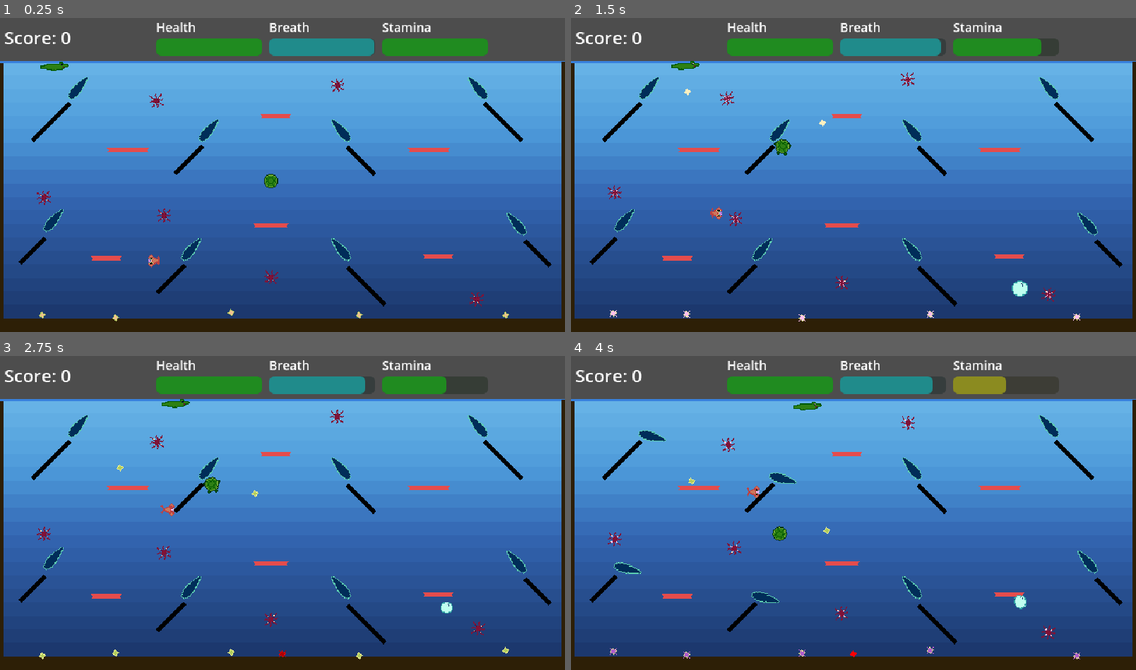
Above: before the commit, frames 1-4 (two rows, left to right).
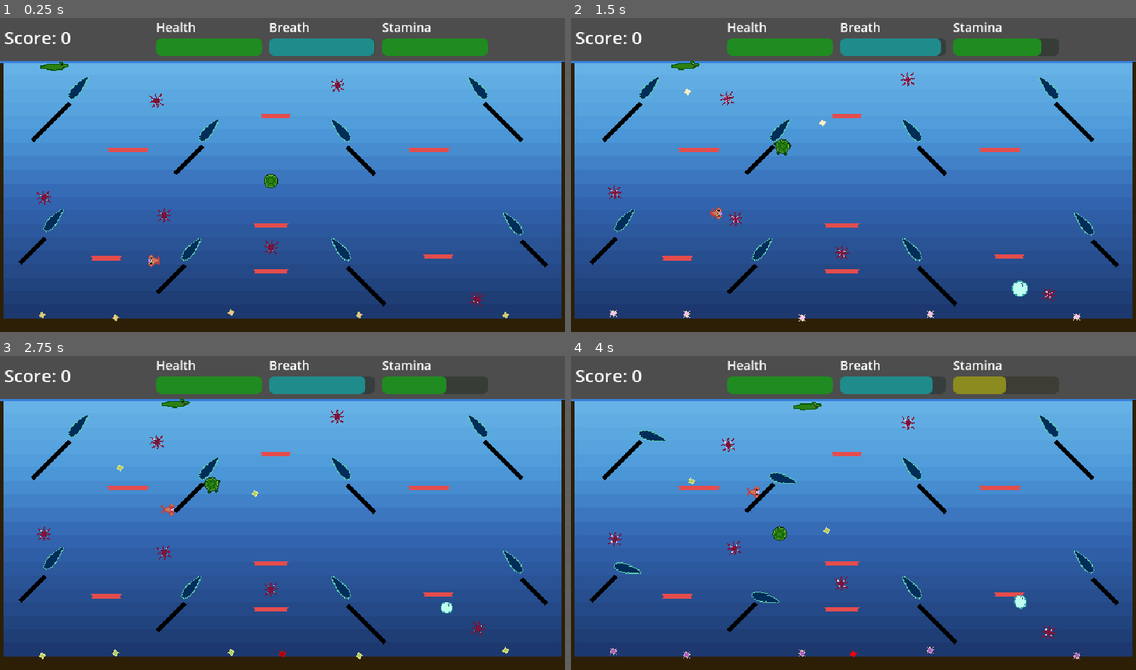
Above: after the commit, the same moments.

Repository: derftymutt/turtle-game
Game: Godot game, scene res://scenes/main.tscn
Same seed, same stepped clock (60 frames per second), same inputs: the game is played once before the commit and once after it.
Inputs:
- Up to frame 1 (0.25 s): no input
- Up to frame 2 (1.5 s): tap Enter (ui_accept) at 0.5, 0.77 s; hold D (move_right) 0.53-1.28 s; hold S (move_down) from 1.28 s (still down)
- Up to frame 3 (2.75 s): tap Enter (ui_accept) at 1.52 s; release S (move_down) at 2.03 s; hold D (move_right) from 2.03 s (still down)
- Up to frame 4 (4 s): release D (move_right) at 2.78 s; hold W (move_up) 2.78-3.53 s; tap Enter (ui_accept) at 3.02, 3.77 s; hold Z (flipper_left) from 3.53 s (still down)

The runs differ from the first frame. In frame 1, 0.4% of the frame differs, in the area x 44-98%, y 62-85%; in frame 2, 0.4%, in the area x 44-98%, y 62-87%; in frame 3, 0.4%; in frame 4, 0.4%.

Commit message:
flipper cradling

Diff:
--- a/scenes/main.tscn
+++ b/scenes/main.tscn
@@ -23,37 +23,29 @@
 [sub_resource type="RectangleShape2D" id="RectangleShape2D_tefeu"]
 size = Vector2(640, 40)
 
-[sub_resource type="PhysicsMaterial" id="PhysicsMaterial_muem4"]
-friction = 0.8
-
-[sub_resource type="PhysicsMaterial" id="PhysicsMaterial_dp3eg"]
-friction = 0.8
-
 [sub_resource type="PhysicsMaterial" id="PhysicsMaterial_0ld40"]
-friction = 0.8
+friction = 0.0
 
 [sub_resource type="PhysicsMaterial" id="PhysicsMaterial_gqmmt"]
-friction = 0.8
+friction = 0.0
 
 [sub_resource type="PhysicsMaterial" id="PhysicsMaterial_yc10j"]
-friction = 0.8
+friction = 0.0
 
 [sub_resource type="PhysicsMaterial" id="PhysicsMaterial_jscy8"]
-friction = 0.8
+friction = 0.0
 
 [sub_resource type="PhysicsMaterial" id="PhysicsMaterial_pm3ni"]
-friction = 0.8
+friction = 0.0
 
 [sub_resource type="PhysicsMaterial" id="PhysicsMaterial_y6deb"]
-friction = 0.8
+friction = 0.0
 
 [sub_resource type="PhysicsMaterial" id="PhysicsMaterial_og1vs"]
-friction = 0.1
-bounce = 1.2
+friction = 0.0
 
 [sub_resource type="PhysicsMaterial" id="PhysicsMaterial_2wyq8"]
-friction = 0.1
-bounce = 1.2
+friction = 0.0
 
 [sub_resource type="PhysicsMaterial" id="PhysicsMaterial_vxglm"]
 friction = 0.1
@@ -68,6 +60,18 @@
 bounce = 1.2
 
 [sub_resource type="PhysicsMaterial" id="PhysicsMaterial_fv21b"]
+friction = 0.1
+bounce = 1.2
+
+[sub_resource type="PhysicsMaterial" id="PhysicsMaterial_5q0nq"]
+friction = 0.1
+bounce = 1.2
+
+[sub_resource type="PhysicsMaterial" id="PhysicsMaterial_tel4y"]
+friction = 0.1
+bounce = 1.2
+
+[sub_resource type="PhysicsMaterial" id="PhysicsMaterial_qkpxi"]
 friction = 0.1
 bounce = 1.2
 
@@ -126,7 +130,7 @@
 is_right_flipper = true
 
 [node name="Flipper Right4" parent="." instance=ExtResource("3_sugp2")]
-position = Vector2(273, 66)
+position = Vector2(269, 66)
 rest_angle = 50.0
 flip_input = "flipper_right"
 flip_sprite_h = true
@@ -161,7 +165,7 @@
 position = Vector2(-134, 47)
 
 [node name="SeaUrchin3" parent="." instance=ExtResource("8_tipki")]
-position = Vector2(-13, 120)
+position = Vector2(-13, 86)
 
 [node name="SeaUrchin4" parent="." instance=ExtResource("8_tipki")]
 position = Vector2(-270, 27)
@@ -182,75 +186,59 @@
 [node name="DeadWall" parent="." instance=ExtResource("11_ya4ey")]
 position = Vector2(250, -57.999996)
 rotation = 0.7853982
-physics_material_override = SubResource("PhysicsMaterial_muem4")
+physics_material_override = SubResource("PhysicsMaterial_0ld40")
 wall_length = 60.0
-slippery_mode = null
-slippery_acceleration = null
 
 [node name="DeadWall2" parent="." instance=ExtResource("11_ya4ey")]
 position = Vector2(-106.00001, -14.999996)
 rotation = -0.7853982
 scale = Vector2(0.99999994, 0.99999994)
-physics_material_override = SubResource("PhysicsMaterial_dp3eg")
+physics_material_override = SubResource("PhysicsMaterial_gqmmt")
 wall_length = 45.0
-slippery_mode = null
-slippery_acceleration = null
 
 [node name="DeadWall3" parent="." instance=ExtResource("11_ya4ey")]
 position = Vector2(-262, -58.000008)
 rotation = -0.7853982
 scale = Vector2(0.99999994, 0.99999994)
-physics_material_override = SubResource("PhysicsMaterial_0ld40")
+physics_material_override = SubResource("PhysicsMaterial_yc10j")
 wall_length = 60.0
-slippery_mode = null
-slippery_acceleration = null
 
 [node name="DeadWall4" parent="." instance=ExtResource("11_ya4ey")]
 position = Vector2(89.00001, -14.000004)
 rotation = 0.7853982
-physics_material_override = SubResource("PhysicsMaterial_gqmmt")
+physics_material_override = SubResource("PhysicsMaterial_jscy8")
 wall_length = 45.0
-slippery_mode = null
-slippery_acceleration = null
 
 [node name="DeadWall5" parent="." instance=ExtResource("11_ya4ey")]
 position = Vector2(-283.00003, 87.99999)
 rotation = -0.7853982
 scale = Vector2(0.99999994, 0.99999994)
-physics_material_override = SubResource("PhysicsMaterial_yc10j")
+physics_material_override = SubResource("PhysicsMaterial_pm3ni")
 wall_length = 40.0
-slippery_mode = null
-slippery_acceleration = null
 
 [node name="DeadWall6" parent="." instance=ExtResource("11_ya4ey")]
 position = Vector2(95.00001, 128)
 rotation = 0.7853982
-physics_material_override = SubResource("PhysicsMaterial_jscy8")
+physics_material_override = SubResource("PhysicsMaterial_y6deb")
 wall_length = 60.0
-slippery_mode = null
-slippery_acceleration = null
 
 [node name="DeadWall7" parent="." instance=ExtResource("11_ya4ey")]
 position = Vector2(-126, 120)
 rotation = -0.7853982
 scale = Vector2(0.99999994, 0.99999994)
-physics_material_override = SubResource("PhysicsMaterial_pm3ni")
+physics_material_override = SubResource("PhysicsMaterial_og1vs")
 wall_length = 45.0
-slippery_mode = null
-slippery_acceleration = null
 
 [node name="DeadWall8" parent="." instance=ExtResource("11_ya4ey")]
-position = Vector2(289, 91.000015)
+position = Vector2(285, 91.000015)
 rotation = 0.7853982
-physics_material_override = SubResource("PhysicsMaterial_y6deb")
+physics_material_override = SubResource("PhysicsMaterial_2wyq8")
 wall_length = 40.0
-slippery_mode = null
-slippery_acceleration = null
 
 [node name="BumperWall" parent="." instance=ExtResource("12_eb6dy")]
 position = Vector2(-175, -26)
 scale = Vector2(0.99999994, 0.99999994)
-physics_material_override = SubResource("PhysicsMaterial_og1vs")
+physics_material_override = SubResource("PhysicsMaterial_vxglm")
 wall_length = 48.0
 wall_thickness = 5.0
 
@@ -258,35 +246,42 @@
 position = Vector2(-6.9999995, -64)
 rotation = -3.1415925
 scale = Vector2(0.99999994, 0.99999994)
-physics_material_override = SubResource("PhysicsMaterial_2wyq8")
+physics_material_override = SubResource("PhysicsMaterial_2f3dj")
 wall_length = 35.0
 wall_thickness = 5.0
 
 [node name="BumperWall3" parent="." instance=ExtResource("12_eb6dy")]
 position = Vector2(177, 94.999985)
 scale = Vector2(0.99999994, 0.99999994)
-physics_material_override = SubResource("PhysicsMaterial_vxglm")
+physics_material_override = SubResource("PhysicsMaterial_yq6so")
 wall_length = 35.0
 wall_thickness = 5.0
 
 [node name="BumperWall4" parent="." instance=ExtResource("12_eb6dy")]
 position = Vector2(-12.999996, 59.999996)
 scale = Vector2(0.99999994, 0.99999994)
-physics_material_override = SubResource("PhysicsMaterial_2f3dj")
+physics_material_override = SubResource("PhysicsMaterial_fv21b")
+wall_length = 40.0
+wall_thickness = 5.0
+
+[node name="BumperWall7" parent="." instance=ExtResource("12_eb6dy")]
+position = Vector2(-13, 112)
+scale = Vector2(0.99999994, 0.99999994)
+physics_material_override = SubResource("PhysicsMaterial_5q0nq")
 wall_length = 40.0
 wall_thickness = 5.0
 
 [node name="BumperWall5" parent="." instance=ExtResource("12_eb6dy")]
 position = Vector2(166.00002, -26.000002)
 scale = Vector2(0.99999994, 0.99999994)
-physics_material_override = SubResource("PhysicsMaterial_yq6so")
+physics_material_override = SubResource("PhysicsMaterial_tel4y")
 wall_length = 48.0
 wall_thickness = 5.0
 
 [node name="BumperWall6" parent="." instance=ExtResource("12_eb6dy")]
 position = Vector2(-198.99997, 97)
 scale = Vector2(0.99999994, 0.99999994)
-physics_material_override = SubResource("PhysicsMaterial_fv21b")
+physics_material_override = SubResource("PhysicsMaterial_qkpxi")
 wall_length = 35.0
 wall_thickness = 5.0
 
@@ -331,11 +326,6 @@
 offset_bottom = 62.268524
 color = Color(0.1764706, 0.12156863, 0.023529412, 1)
 
-[node name="HUD" parent="." instance=ExtResource("14_a8y0u")]
-follow_viewport_enabled = false
-
-[node name="GameOverScreen" parent="." instance=ExtResource("15_jkv2x")]
-
 [node name="AirBubbleSpawner" type="Node2D" parent="."]
 script = ExtResource("16_jbj1t")
 bubble_scene = ExtResource("17_muem4")
@@ -348,3 +338,8 @@
 [node name="FloorSeeder" parent="." instance=ExtResource("19_0ld40")]
 collectible_scene = ExtResource("4_jyhfs")
 seed_count_min = 5
+
+[node name="GameOverScreen" parent="." instance=ExtResource("15_jkv2x")]
+
+[node name="HUD" parent="." instance=ExtResource("14_a8y0u")]
+follow_viewport_enabled = false
--- a/scripts/flipper.gd
+++ b/scripts/flipper.gd
@@ -13,6 +13,13 @@
 var previous_rotation: float = 0.0
 var angular_velocity: float = 0.0
 var hit_bodies: Dictionary = {}
+var is_actively_moving: bool = false  # True when flipper is responding to input change
+var active_movement_timer: float = 0.0  # How long since last input change
+var active_movement_duration: float = 0.3  # Time window for active hits
+var last_input_was_press: bool = false  # Track if last input change was press or release
+var settled_time: float = 0.0  # How long flipper has been at target position
+var cradle_threshold: float = 0.2  # Time needed to be considered "cradling"
+var was_cradling: bool = false  # True if flipper was settled long enough before release
 
 @onready var collision_shape = $CollisionShape2D
 @onready var sprite = $Sprite2D
@@ -72,16 +79,65 @@
 		area.add_child(area_capsule)
 
 func _physics_process(delta):  # Changed to _physics_process
+	# Track input changes to determine "active" movement window
 	if Input.is_action_pressed(flip_input):
 		if not is_flipping:
 			activate_flip()
 	else:
 		if is_flipping:
+			# CRADLE DETECTION: Must have ALL of:
+			# 1. Flipper settled at target
+			# 2. Been settled for a while (0.2s+)
+			# 3. Body touching flipper
+			# 4. Body is mostly stationary (resting, not actively moving)
+			var rotation_distance = abs(angle_difference(rotation, target_rotation))
+			var is_currently_settled = (rotation_distance < deg_to_rad(5) and abs(angular_velocity) < 1.0)
+			var has_body_touching = false
+			var body_is_resting = false
+
+			if area:
+				var touching_bodies = area.get_overlapping_bodies()
+				has_body_touching = touching_bodies.size() > 0
+
+				# Check if any touching body is "resting" (low velocity)
+				if has_body_touching:
+					for body in touching_bodies:
+						if body is RigidBody2D:
+							var body_velocity = body.linear_velocity.length()
+							# Resting = moving slower than 50 pixels/sec
+							if body_velocity < 50:
+								body_is_resting = true
+								break
+
+			# Only consider it cradling if body is RESTING, not actively moving
+			was_cradling = (is_currently_settled and settled_time >= cradle_threshold and has_body_touching and body_is_resting)
+			print("RELEASE: settled=%s, time=%.2f, touching=%s, resting=%s, was_cradling=%s" % [is_currently_settled, settled_time, has_body_touching, body_is_resting, was_cradling])
 			deactivate_flip()
+
+	# Update active movement timer
+	if active_movement_timer > 0:
+		active_movement_timer -= delta
+		if active_movement_timer <= 0:
+			is_actively_moving = false
 
 	previous_rotation = rotation
 	rotation = lerp_angle(rotation, target_rotation, flip_speed * delta)
 	angular_velocity = (rotation - previous_rotation) / delta  # Keep sign for direction
+
+	# Check if flipper has mostly reached its target (for cradle detection)
+	var rotation_distance = abs(angle_difference(rotation, target_rotation))
+	var is_near_target = rotation_distance < deg_to_rad(5)  # Within 5 degrees
+
+	# Track how long flipper has been settled at target
+	if is_near_target and abs(angular_velocity) < 1.0:
+		settled_time += delta
+	else:
+		settled_time = 0.0
+
+	# If flipper is near target and barely moving, end active window early
+	if is_actively_moving and is_near_target and abs(angular_velocity) < 1.0:
+		is_actively_moving = false
+		active_movement_timer = 0
 
 	# Clean up old hit tracking
 	var to_remove = []
@@ -92,13 +148,23 @@
 	for body_id in to_remove:
 		hit_bodies.erase(body_id)
 
-	# Check for hits while moving
-	if abs(angular_velocity) > 0.1 and area:
+	# BIDIRECTIONAL FLIPPING with CRADLE PROTECTION:
+	# Only hit if:
+	# 1. In active movement window AND
+	# 2. Flipper is moving with significant velocity AND
+	# 3. Flipper hasn't settled into target position yet
+	#
+	# IMPORTANT: Use lower velocity threshold for releases (upward shots need this!)
+	var velocity_threshold = 0.5 if not last_input_was_press else 2.0
+
+	if is_actively_moving and abs(angular_velocity) > velocity_threshold and not is_near_target and area:
 		for body in area.get_overlapping_bodies():
 			if body is RigidBody2D:
 				var body_id = body.get_instance_id()
 				if not body_id in hit_bodies:
-					hit_body(body)
+					# DEBUG
+					print("HIT! press=%s, cradling=%s, ang_vel=%.2f" % [last_input_was_press, was_cradling, angular_velocity])
+					hit_body(body, last_input_was_press, was_cradling)
 					hit_bodies[body_id] = 0.1
 
 func activate_flip():
@@ -109,17 +175,30 @@
 		target_rotation = deg_to_rad(rest_angle + flip_angle)  # Add for clockwise
 	hit_bodies.clear()
 
+	# Start active movement window
+	is_actively_moving = true
+	active_movement_timer = active_movement_duration
+	last_input_was_press = true  # Track that this is a PRESS action
+	settled_time = 0.0  # Reset settled time on new input
+	was_cradling = false  # Reset cradle flag
+
 func deactivate_flip():
 	is_flipping = false
 	target_rotation = deg_to_rad(rest_angle)
 	hit_bodies.clear()
 
-func hit_body(body):
+	# Start active movement window for RELEASE stroke (bidirectional!)
+	is_actively_moving = true
+	active_movement_timer = active_movement_duration
+	last_input_was_press = false  # Track that this is a RELEASE action
+
+
+func hit_body(body, is_press_action: bool, was_cradle_release: bool):
 	# Get contact point
 	var to_body = body.global_position - global_position
 	var contact_distance = to_body.length()
 
-	# Calculate surface velocity at contact point (v = r Ã— Ï‰)
+	# Calculate surface velocity at contact point (v = r x omega)
 	# This is the actual speed the flipper surface is moving
 	var surface_velocity = contact_distance * angular_velocity
 
@@ -130,8 +209,21 @@
 	if angular_velocity < 0:
 		tangent = -tangent
 
+	# CRADLE DETECTION:
+	# If this is a RELEASE and flipper was cradling, don't apply force
+	if not is_press_action and was_cradle_release:
+		print("  -> BLOCKED: Cradle release detected")
+		return  # This is a cradle release - don't fling
+
 	# Apply impulse based on surface velocity (realistic pinball physics)
 	var impulse_strength = flip_force * abs(surface_velocity) * 0.1
+
+	# BOOST release strokes for upward shots (they need extra power!)
+	if not is_press_action:
+		impulse_strength *= 2.0  # Double the force for release strokes
+		print("  -> RELEASE BOOST: 2x force")
+
 	impulse_strength = clamp(impulse_strength, flip_force * 0.5, flip_force * 3.0)
 
+	print("  -> Applying force: %.2f in direction %s" % [impulse_strength, tangent])
 	body.linear_velocity += tangent * impulse_strength
Not shown: 1 places in scenes/main.tscn that only renumber resources
